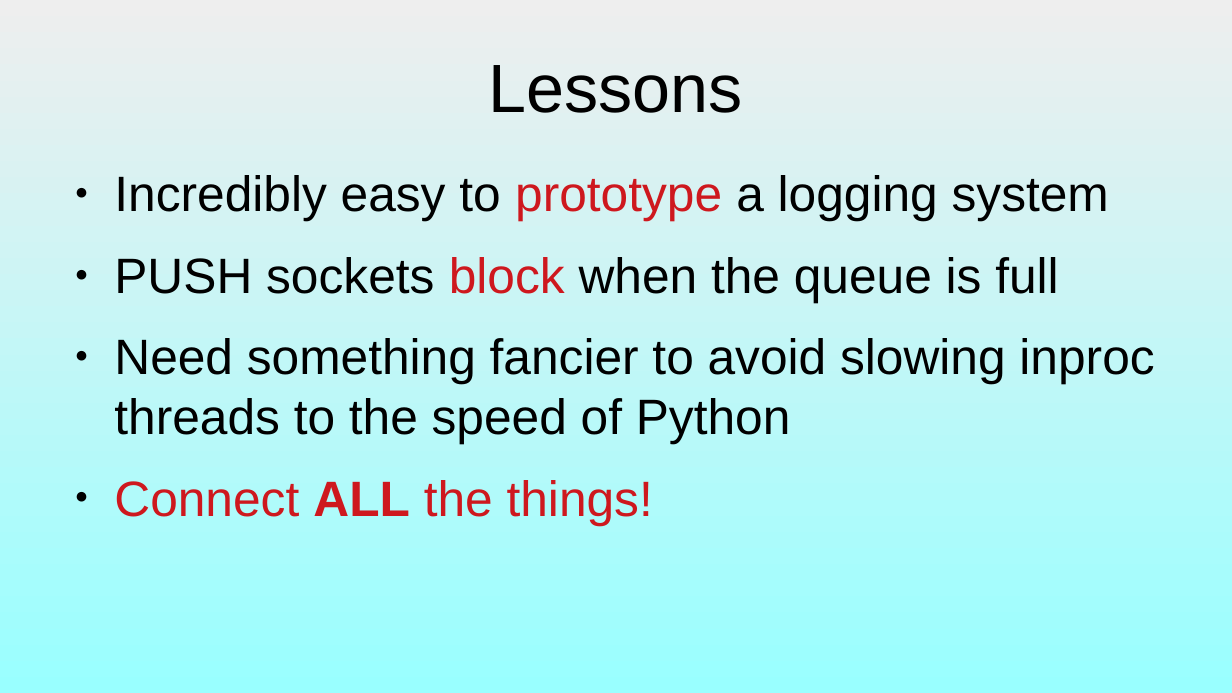
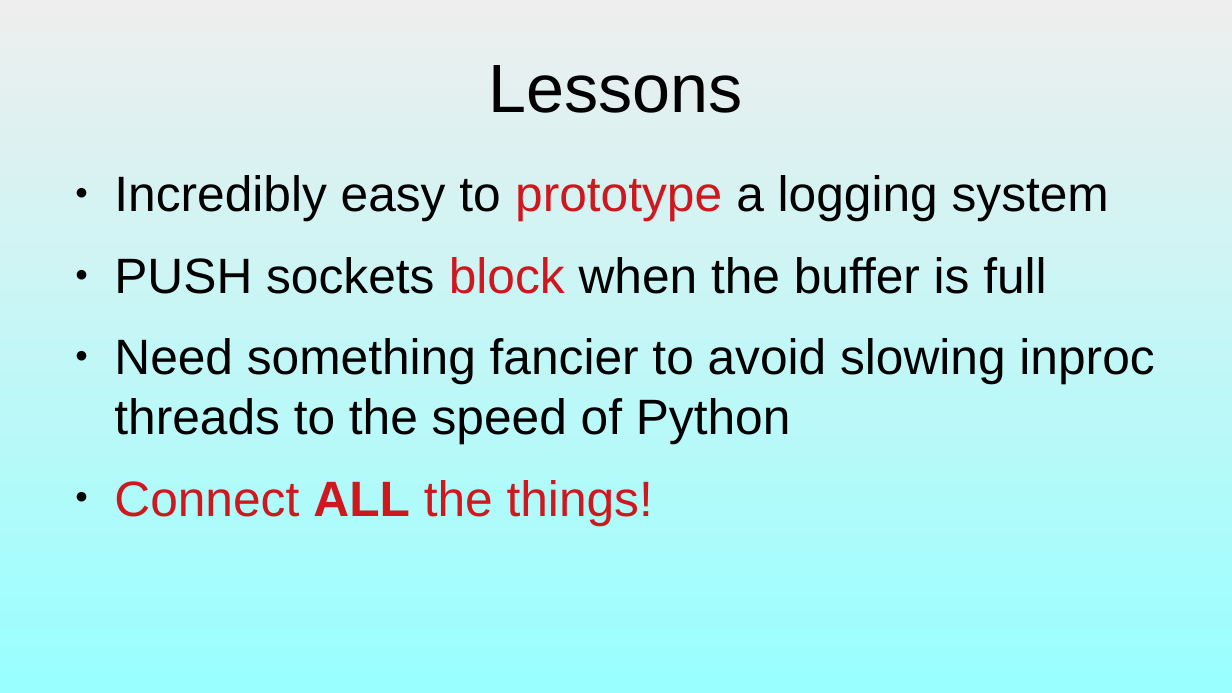
Before and after one commit to dllaurence/zeromq-presentation, a slide deck: slide 61 of presentation.odp. Drawn at 1232x693 pixels with LibreOffice and Linux fonts; fonts in the diff are those of the drawing. Boxes give left, top, right and bottom in pixels: in the first picture for what was removed or moved away, otherwise in the second. Text is boxed around its words. In the diff, an @@ line names an element or a change of style, - is before the commit and + after.

Commit message:
Use 'buffer' vice 'queue'

```diff
--- a/presentation.odp
+++ b/presentation.odp
@@ text at (114,257,1046,294): text changed @@
-● PUSH sockets block when the queue is full
+● PUSH sockets block when the buffer is full
```
Also in this commit, not shown: 1 other slide changed.
